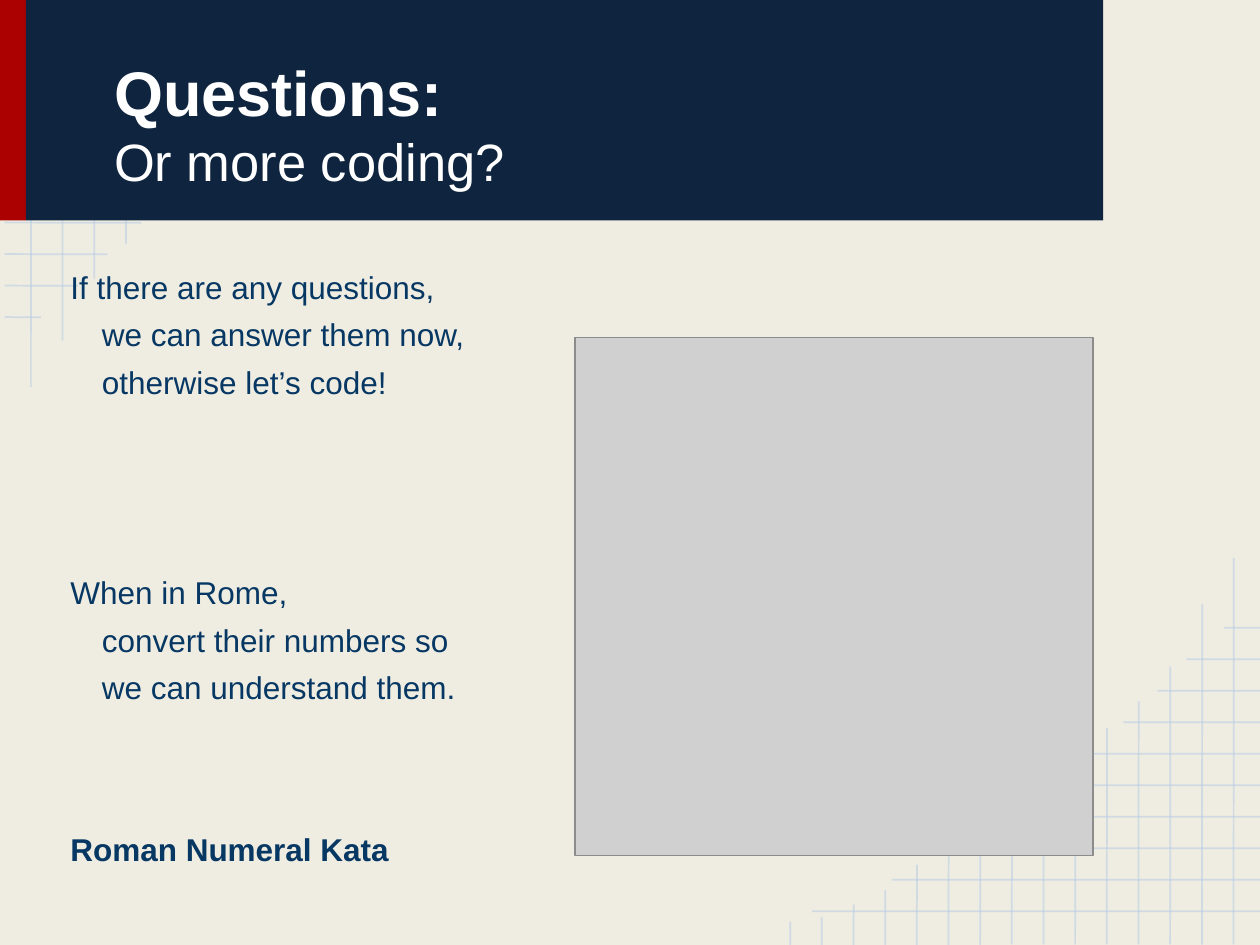
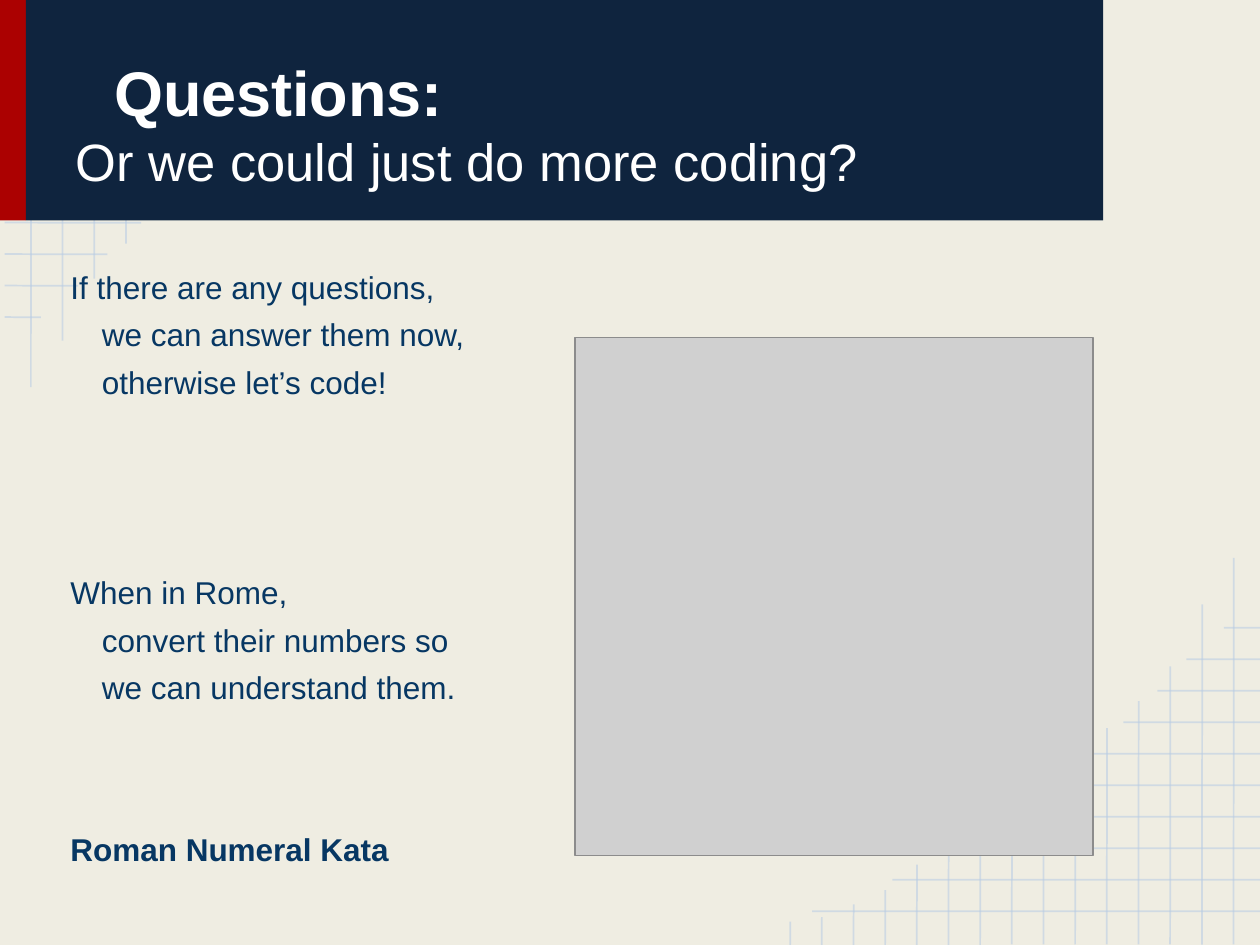
Before and after one commit to bink627/Agile-and-Beyond-TDD, a slide deck: slide 18 of Learning to Test Drive_ A Crash Course in Test Driven Development.pptx. Drawn at 1260x945 pixels with LibreOffice and Linux fonts; fonts in the diff are those of the drawing; grey boxes stand for pictures. Boxes give left, top, right and bottom in pixels: in the first picture for what was removed or moved away, otherwise in the second. Text is boxed around its words. In the diff, an @@ line names an element or a change of style, - is before the commit and + after.

```diff
--- a/Learning to Test Drive_ A Crash Course in Test Driven Development.pptx
+++ b/Learning to Test Drive_ A Crash Course in Test Driven Development.pptx
@@ title at (76,70,858,192): text changed @@
-Questions:
-Or more coding?
+Questions:
+Or we could just do more coding?
```
Also in this commit, not shown: 17 other slides changed.
